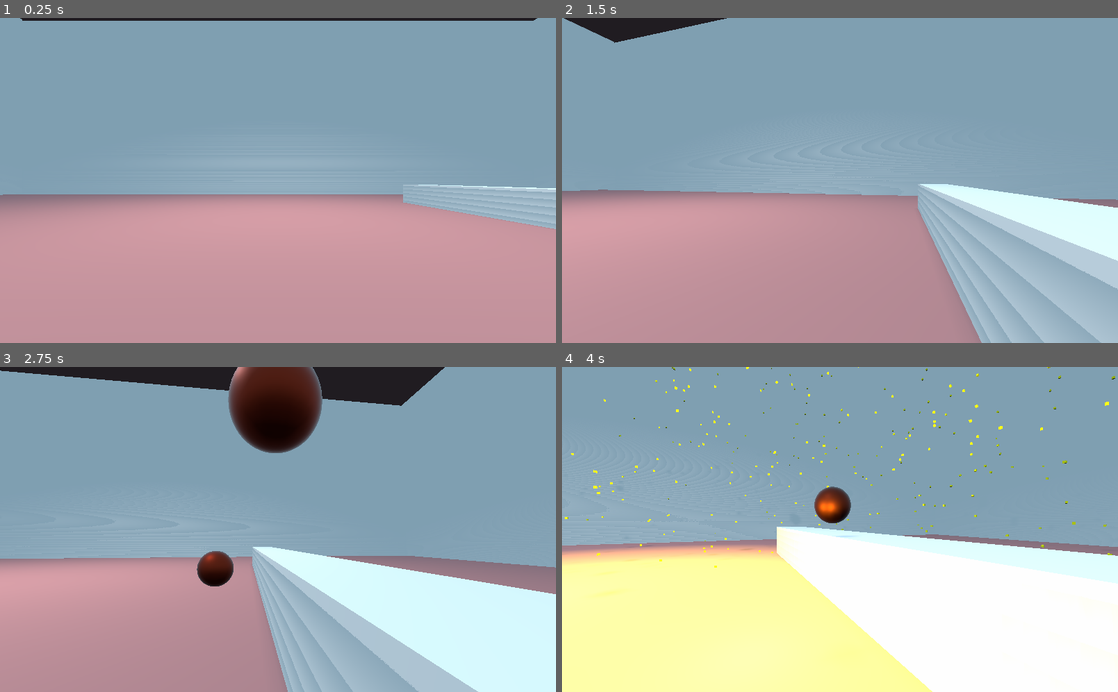
Above: before the commit, frames 1-4 (two rows, left to right).
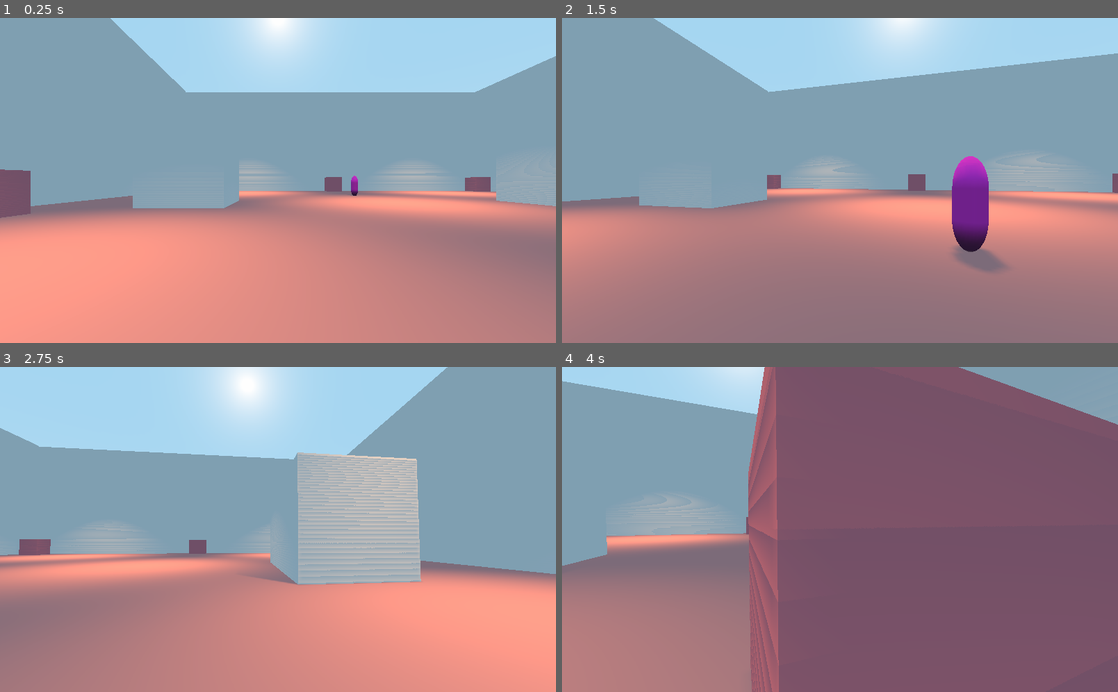
Above: after the commit, the same moments.

Repository: gargamal/bomber-land
Game: Godot game, scene res://MainScene/MainScene.tscn
The game is run twice, just before and just after one commit, with the same random seed, the same clock (stepped at 60 frames per second) and the same inputs.
Inputs (mouse positions are in pixels of both pictures, inside the frame that each line leads up to):
- Up to frame 1 (0.25 s): no input
- Up to frame 2 (1.5 s): move the mouse to (867, 180) at 0.52 s; hold D (move_right) 0.53-1.28 s; hold Z (move_foward) 0.53-1.28 s; click (867, 180) at 0.6 s; move the mouse to (812, 180) at 1.27 s; hold S (move_backward) from 1.28 s (still down); tap Z (move_foward) at 1.35 s
- Up to frame 3 (2.75 s): click (250, 529) at 1.55 s; move the mouse to (289, 523) at 2.02 s; release S (move_backward) at 2.03 s; hold D (move_right) from 2.03 s (still down); hold Z (move_foward) from 2.03 s (still down); click (289, 523) at 2.1 s
- Up to frame 4 (4 s): move the mouse to (834, 536) at 2.77 s; release Z (move_foward) at 2.78 s; tap Z (move_foward) at 2.85 s; click (834, 536) at 3.05 s; move the mouse to (878, 532) at 3.52 s; release D (move_right) at 3.53 s; hold Q (move_left) from 3.53 s (still down); hold Z (move_foward) from 3.53 s (still down); click (878, 532) at 3.6 s

The runs differ from the first frame. In frame 1, 63% of the frame differs, in the area x 0-100%, y 0-100%; in frame 2, 60%; in frame 3, 60%; in frame 4, 83%.

Commit message:
Mise en place d'un joueur IA
=> gestion des mouvements

Diff:
--- a/Bomb/Bomb.tscn
+++ b/Bomb/Bomb.tscn
@@ -5,10 +5,8 @@
 [sub_resource type="SpatialMaterial" id=1]
 albedo_color = Color( 0.0784314, 0.0745098, 0.0745098, 1 )
 metallic = 1.0
-roughness = 0.53
-refraction_enabled = true
-refraction_scale = 0.05
-refraction_texture_channel = 0
+metallic_specular = 1.0
+roughness = 0.33
 
 [sub_resource type="SphereMesh" id=2]
 
@@ -44,7 +42,7 @@
 "times": PoolRealArray( 0, 1, 2, 3 ),
 "transitions": PoolRealArray( 1, 1, 1, 1 ),
 "update": 0,
-"values": [ Color( 0.0784314, 0.0745098, 0.0745098, 1 ), Color( 0.878431, 0.239216, 0.101961, 1 ), Color( 1, 0.678431, 0, 1 ), Color( 1, 1, 0, 1 ) ]
+"values": [ Color( 0.0784314, 0.0784314, 0.0784314, 1 ), Color( 0.392157, 0.0588235, 0.0588235, 1 ), Color( 0.666667, 0.0392157, 0.0392157, 1 ), Color( 1, 0, 0, 1 ) ]
 }
 tracks/1/type = "value"
 tracks/1/path = NodePath("MeshInstance:material_override:emission_enabled")
@@ -102,10 +100,11 @@
 
 [node name="Bomb" type="KinematicBody"]
 collision_layer = 4
-collision_mask = 31
+collision_mask = 63
 script = ExtResource( 1 )
 
 [node name="MeshInstance" type="MeshInstance" parent="."]
+layers = 4
 material_override = SubResource( 1 )
 mesh = SubResource( 2 )
 material/0 = null
--- a/Bomb/Fragment.tscn
+++ b/Bomb/Fragment.tscn
@@ -20,7 +20,7 @@
 transform = Transform( 0.2, 0, 0, 0, 0.2, 0, 0, 0, 0.2, 0, 0, 0 )
 visible = false
 collision_layer = 2147483656
-collision_mask = 22
+collision_mask = 54
 script = ExtResource( 1 )
 
 [node name="ColFrag" type="CollisionShape" parent="."]
@@ -28,6 +28,7 @@
 disabled = true
 
 [node name="MeshInstance" type="MeshInstance" parent="."]
+layers = 0
 material_override = SubResource( 2 )
 mesh = SubResource( 3 )
 material/0 = null
--- a/Player/Player.gd
+++ b/Character/Character.gd
@@ -1,12 +1,6 @@
 extends KinematicBody
 
-var camera_change := Vector2.ZERO
-
-export(float) var cameraAngle := 0.0
-export(float) var mouseSensitivity := 0.3
-
 var velocity := Vector3.ZERO
-var direction := Vector3.ZERO
 
 const GRAVITY := -9.8 * 5
 
@@ -26,21 +20,6 @@
 onready var _bomb = preload("res://Bomb/Bomb.tscn")
 var bomb = null
 
-func _ready():
-	add_to_group("player")
-	Input.set_mouse_mode(Input.MOUSE_MODE_CAPTURED)
-
-
-func _physics_process(delta):
-	ifExit()
-	aim()
-	walk(delta)
-	launch()
-
-func _input(event):
-	if event is InputEventMouseMotion:
-		camera_change = event.relative
-
 
 func launch():
 	if Input.is_action_just_pressed("launch_bomb") and launch_bomb:
@@ -52,27 +31,7 @@
 		isDead = false
 
 
-func ifExit():
-	if (Input.is_action_pressed("ui_cancel")):
-		Input.set_mouse_mode(Input.MOUSE_MODE_VISIBLE)
-		get_tree().quit()
-
-
-func walk(delta):
-	direction = Vector3.ZERO
-	var aim = $Head/Camera.get_camera_transform().basis
-
-	if Input.is_action_pressed("move_foward"):
-		direction -= aim.z
-	if Input.is_action_pressed("move_backward"):
-		direction += aim.z
-	if Input.is_action_pressed("move_left"):
-		direction -= aim.x
-	if Input.is_action_pressed("move_right"):
-		direction += aim.x
-
-	direction = direction.normalized()
-
+func walk(direction :Vector3, delta :float):
 	velocity.y += GRAVITY * delta
 	var temp_velocity := velocity
 	temp_velocity.y = 0
@@ -92,17 +51,6 @@
 	velocity =  move_and_slide(velocity, Vector3.UP)
 
 
-func aim():
-	if camera_change.length() > 0:
-		$Head.rotate_y(deg2rad(-camera_change.x * mouseSensitivity))
-
-		var change = -camera_change.y * mouseSensitivity
-		if change + cameraAngle < 90 and  change + cameraAngle > -90:
-			$Head/Camera.rotate_x(deg2rad(change))
-			cameraAngle += change
-		camera_change = Vector2.ZERO
-
-
 func _on_Timer_timeout():
 	launch_bomb = true
 
@@ -111,3 +59,8 @@
 	if not isDead:
 		print("BAMMMM... Dead")
 		isDead = true
+
+
+func randArray(list :Array)-> Vector3:
+	randomize()
+	return list[randi() % list.size()]
--- /dev/null
+++ b/Character/IA/IA.gd
@@ -0,0 +1,37 @@
+extends "res://Character/Character.gd"
+
+
+var direction = Vector3.ZERO
+var speed = 2.0
+
+var changingOnRun = false
+
+
+func _ready():
+	add_to_group("IA")
+	Input.set_mouse_mode(Input.MOUSE_MODE_CAPTURED)
+	direction = Vector3(0.0, 0.0, 1.0)
+
+
+func _physics_process(delta):
+	walk(direction, delta)
+
+	if not changingOnRun and is_on_wall():
+		changeDirectionAfterWallContact()
+
+
+func changeDirectionAfterWallContact():
+	if direction.x != 0:
+		changeDirection(randArray([Vector3(0, 0, 1), Vector3(0, 0, -1), Vector3(direction.x * -1, 0, 0), Vector3(direction.x * -1, 0, 1), Vector3(direction.x * -1, 0, -1)]))
+	elif direction.z != 0:
+		changeDirection(randArray([Vector3(1, 0, 0), Vector3(-1, 0, 0), Vector3(0, 0, direction.z * -1), Vector3(1, 0, direction.z * -1), Vector3(-1, 0, direction.z * -1)]))
+
+
+func changeDirection(newDirection: Vector3):
+	changingOnRun = true
+	$TestWall.start()
+	direction = newDirection
+
+
+func _on_TestWall_timeout():
+	changingOnRun = false
--- /dev/null
+++ b/Character/IA/IA.tscn
@@ -0,0 +1,42 @@
+[gd_scene load_steps=5 format=2]
+
+[ext_resource path="res://Character/IA/IA.gd" type="Script" id=1]
+
+[sub_resource type="CapsuleShape" id=1]
+radius = 0.7
+height = 2.5
+
+[sub_resource type="SpatialMaterial" id=2]
+albedo_color = Color( 0.882353, 0.180392, 0.788235, 1 )
+
+[sub_resource type="CapsuleMesh" id=3]
+
+[node name="IA" type="KinematicBody"]
+collision_layer = 2147483680
+collision_mask = 95
+script = ExtResource( 1 )
+
+[node name="CollisionShape" type="CollisionShape" parent="."]
+transform = Transform( 1, 0, 0, 0, -1.62921e-07, -1, 0, 1, -1.62921e-07, 0, 1, 0 )
+shape = SubResource( 1 )
+__meta__ = {
+"_editor_description_": ""
+}
+
+[node name="MeshInstance" type="MeshInstance" parent="."]
+transform = Transform( 0.7, 0, 0, 0, -3.0598e-08, -1.4, 0, 0.7, -6.11959e-08, 0, 1, 0 )
+layers = 16
+material_override = SubResource( 2 )
+mesh = SubResource( 3 )
+material/0 = null
+__meta__ = {
+"_editor_description_": ""
+}
+
+[node name="Timer" type="Timer" parent="."]
+
+[node name="TestWall" type="Timer" parent="."]
+wait_time = 0.2
+one_shot = true
+[connection signal="timeout" from="Timer" to="." method="_on_Timer_timeout"]
+[connection signal="timeout" from="TestWall" to="." method="_on_TestWall_timeout"]
--- /dev/null
+++ b/Character/Player/Player.gd
@@ -0,0 +1,65 @@
+extends "res://Character/Character.gd"
+
+var camera_change := Vector2.ZERO
+
+export(float) var cameraAngle := 0.0
+export(float) var mouseSensitivity := 0.3
+
+func _ready():
+	add_to_group("player")
+	Input.set_mouse_mode(Input.MOUSE_MODE_CAPTURED)
+
+
+func _physics_process(delta):
+	ifExit()
+	aim()
+	walkChooseDirection(delta)
+	launch()
+
+func _input(event):
+	if event is InputEventMouseMotion:
+		camera_change = event.relative
+
+
+func launch():
+	if Input.is_action_just_pressed("launch_bomb") and launch_bomb:
+		bomb = _bomb.instance()
+		get_parent().add_child(bomb)
+		bomb.start($Head/Camera/Launch.global_transform, $Head/Camera.get_camera_transform(), speed_lauch, speed_fly)
+		$Timer.start(lapstime)
+		launch_bomb = false
+		isDead = false
+
+
+func ifExit():
+	if (Input.is_action_pressed("ui_cancel")):
+		Input.set_mouse_mode(Input.MOUSE_MODE_VISIBLE)
+		get_tree().quit()
+
+
+func walkChooseDirection(delta):
+	var direction = Vector3.ZERO
+	var aim = $Head/Camera.get_camera_transform().basis
+
+	if Input.is_action_pressed("move_foward"):
+		direction -= aim.z
+	if Input.is_action_pressed("move_backward"):
+		direction += aim.z
+	if Input.is_action_pressed("move_left"):
+		direction -= aim.x
+	if Input.is_action_pressed("move_right"):
+		direction += aim.x
+
+	direction = direction.normalized()
+	walk(direction, delta)
+
+
+func aim():
+	if camera_change.length() > 0:
+		$Head.rotate_y(deg2rad(-camera_change.x * mouseSensitivity))
+
+		var change = -camera_change.y * mouseSensitivity
+		if change + cameraAngle < 90 and  change + cameraAngle > -90:
+			$Head/Camera.rotate_x(deg2rad(change))
+			cameraAngle += change
+		camera_change = Vector2.ZERO
--- a/Player/Player.tscn
+++ b/Character/Player/Player.tscn
@@ -1,20 +1,20 @@
 [gd_scene load_steps=5 format=2]
 
-[ext_resource path="res://Player/Player.gd" type="Script" id=1]
+[ext_resource path="res://Character/Player/Player.gd" type="Script" id=1]
 
 [sub_resource type="CapsuleShape" id=1]
 radius = 0.7
 height = 2.5
 
-[sub_resource type="SpatialMaterial" id=3]
-albedo_color = Color( 0.117647, 0.247059, 0.764706, 1 )
+[sub_resource type="SpatialMaterial" id=2]
+albedo_color = Color( 0.117647, 0.172549, 0.764706, 1 )
 
-[sub_resource type="CapsuleMesh" id=4]
+[sub_resource type="CapsuleMesh" id=3]
 
 [node name="Player" type="KinematicBody"]
 transform = Transform( 1, 0, 0, 0, 1, 0, 0, 0, 1, 0, 1, 0 )
 collision_layer = 16
-collision_mask = 31
+collision_mask = 63
 script = ExtResource( 1 )
 __meta__ = {
 "_edit_group_": true
@@ -25,7 +25,7 @@
 shape = SubResource( 1 )
 
 [node name="Head" type="Spatial" parent="."]
-transform = Transform( 1, 0, 0, 0, 1, 0, 0, 0, 1, 0, 1.5, 0 )
+transform = Transform( 1, 0, 0, 0, 1, 0, 0, 0, 1, 0, 2.14016, 0 )
 
 [node name="Camera" type="Camera" parent="Head"]
 doppler_tracking = 1
@@ -36,9 +36,10 @@
 transform = Transform( 1, 0, 0, 0, 1, 0, 0, 0, 1, 0, 0, -2 )
 
 [node name="MeshInstance" type="MeshInstance" parent="."]
-transform = Transform( 0.5, 0, 0, 0, -2.18557e-08, -1, 0, 0.5, -4.37114e-08, 0, 0.5, 0 )
-material_override = SubResource( 3 )
-mesh = SubResource( 4 )
+transform = Transform( 0.7, 0, 0, 0, -3.0598e-08, -1.4, 0, 0.7, -6.11959e-08, 0, 1, 0 )
+layers = 16
+material_override = SubResource( 2 )
+mesh = SubResource( 3 )
 material/0 = null
 
 [node name="Timer" type="Timer" parent="."]
--- /dev/null
+++ b/ControlPoint/ControlPoint.gd
@@ -0,0 +1,30 @@
+extends Area
+
+export (Vector3) var north = Vector3.UP
+export (Vector3) var south = Vector3.DOWN
+export (Vector3) var west = Vector3.LEFT
+export (Vector3) var east = Vector3.RIGHT
+
+
+func _on_ControlPoint_body_entered(body):
+	if body.is_in_group("IA"):
+		body.changeDirection(getNewDirection())
+
+
+func getNewDirection()-> Vector3:
+	var list = []
+	if north != Vector3.ZERO:
+		list.append(north)
+	if south != Vector3.ZERO:
+		list.append(south)
+	if west != Vector3.ZERO:
+		list.append(west)
+	if east != Vector3.ZERO:
+		list.append(east)
+
+	return randArray(list)
+
+
+func randArray(list :Array)-> Vector3:
+	randomize()
+	return list[randi() % list.size()]
--- /dev/null
+++ b/ControlPoint/ControlPoint.tscn
@@ -0,0 +1,28 @@
+[gd_scene load_steps=5 format=2]
+
+[ext_resource path="res://ControlPoint/ControlPoint.gd" type="Script" id=1]
+
+[sub_resource type="BoxShape" id=1]
+
+[sub_resource type="SpatialMaterial" id=2]
+albedo_color = Color( 0.87451, 0.501961, 0.580392, 1 )
+
+[sub_resource type="CubeMesh" id=3]
+
+[node name="ControlPoint" type="Area"]
+transform = Transform( 2, 0, 0, 0, 2, 0, 0, 0, 2, 0, 3, 0 )
+collision_layer = 64
+collision_mask = 32
+script = ExtResource( 1 )
+
+[node name="CollisionShape" type="CollisionShape" parent="."]
+shape = SubResource( 1 )
+__meta__ = {
+"_editor_description_": "sssss"
+}
+
+[node name="MeshInstance" type="MeshInstance" parent="CollisionShape"]
+material_override = SubResource( 2 )
+mesh = SubResource( 3 )
+material/0 = null
+[connection signal="body_entered" from="." to="." method="_on_ControlPoint_body_entered"]
--- a/MainScene/MainScene.tscn
+++ b/MainScene/MainScene.tscn
@@ -1,27 +1,18 @@
 [gd_scene load_steps=5 format=2]
 
-[ext_resource path="res://Player/Player.tscn" type="PackedScene" id=1]
+[ext_resource path="res://Character/Player/Player.tscn" type="PackedScene" id=1]
 [ext_resource path="res://MainScene/MainScene.gd" type="Script" id=2]
 [ext_resource path="res://room/Room.tscn" type="PackedScene" id=3]
-[ext_resource path="res://block/block.tscn" type="PackedScene" id=4]
+[ext_resource path="res://Character/IA/IA.tscn" type="PackedScene" id=4]
 
 [node name="MainScene" type="Spatial"]
 script = ExtResource( 2 )
 
 [node name="Player" parent="." instance=ExtResource( 1 )]
+transform = Transform( 1, 0, 0, 0, 1, 0, 0, 0, 1, -15.6909, 1, 30.7195 )
 
 [node name="Room" parent="." instance=ExtResource( 3 )]
+transform = Transform( 1, 0, 0, 0, 1, 0, 0, 0, 1, 0.302673, -0.911617, 0.09589 )
 
-[node name="SpotLight" type="SpotLight" parent="."]
-transform = Transform( 1, 0, 0, 0, -1.62921e-07, 1, 0, -1, -1.62921e-07, 0, 23.6232, -10 )
-shadow_enabled = true
-spot_range = 70.1118
-spot_angle = 70.4456
-
-[node name="Block" type="Spatial" parent="."]
-
-[node name="block" parent="Block" instance=ExtResource( 4 )]
-transform = Transform( 1, 0, 0, 0, 1, 0, 0, 0, 12, -20, 1, 0 )
-
-[node name="block2" parent="Block" instance=ExtResource( 4 )]
-transform = Transform( 1, 0, 0, 0, 1, 0, 0, 0, 22, 15, 1, -4 )
+[node name="IA" parent="." instance=ExtResource( 4 )]
+transform = Transform( 1, 0, 0, 0, 1, 0, 0, 0, 1, -0.0107021, 1, -19 )
--- a/block/block.tscn
+++ b/block/block.tscn
@@ -9,13 +9,14 @@
 [node name="block" type="StaticBody"]
 transform = Transform( 1, 0, 0, 0, 1, 0, 0, 0, 1, 0, 1, 0 )
 collision_layer = 2
-collision_mask = 31
+collision_mask = 63
 script = ExtResource( 1 )
 __meta__ = {
 "_edit_group_": true
 }
 
 [node name="MeshInstance" type="MeshInstance" parent="."]
+layers = 2
 mesh = SubResource( 1 )
 material/0 = null
 
--- a/project.godot
+++ b/project.godot
@@ -59,6 +59,8 @@
 3d_physics/layer_4="Fragment_phys"
 3d_render/layer_5="Player_rend"
 3d_physics/layer_5="Player_phys"
+3d_physics/layer_6="IA_phys"
+3d_physics/layer_7="CtrlPoint_phys"
 
 [rendering]
 
--- a/room/Room.tscn
+++ b/room/Room.tscn
@@ -1,6 +1,8 @@
-[gd_scene load_steps=7 format=2]
+[gd_scene load_steps=9 format=2]
 
 [ext_resource path="res://room/Room.gd" type="Script" id=1]
+[ext_resource path="res://block/block.tscn" type="PackedScene" id=2]
+[ext_resource path="res://ControlPoint/ControlPoint.tscn" type="PackedScene" id=3]
 
 [sub_resource type="SpatialMaterial" id=1]
 albedo_color = Color( 0.764706, 0.509804, 0.509804, 1 )
@@ -24,7 +26,10 @@
 
 [node name="Floor" type="StaticBody" parent="."]
 transform = Transform( 50, 0, 0, 0, 1, 0, 0, 0, 50, 0, 0, 0 )
-collision_mask = 0
+collision_mask = 63
+__meta__ = {
+"_edit_lock_": true
+}
 
 [node name="MeshInstance" type="MeshInstance" parent="Floor"]
 material_override = SubResource( 1 )
@@ -36,7 +41,11 @@
 
 [node name="ceiling" type="StaticBody" parent="."]
 transform = Transform( 50, 0, 0, 0, 1, 0, 0, 0, 50, 0, 32, 0 )
+visible = false
 collision_mask = 0
+__meta__ = {
+"_edit_lock_": true
+}
 
 [node name="MeshInstance" type="MeshInstance" parent="ceiling"]
 material_override = SubResource( 1 )
@@ -48,7 +57,10 @@
 
 [node name="wall1" type="StaticBody" parent="."]
 transform = Transform( 1, 0, 0, 0, 15, 0, 0, 0, 40, -45, 16.1727, 0 )
-collision_mask = 2147483656
+collision_mask = 2147483710
+__meta__ = {
+"_edit_lock_": true
+}
 
 [node name="MeshInstance" type="MeshInstance" parent="wall1"]
 mesh = SubResource( 4 )
@@ -59,7 +71,10 @@
 
 [node name="wall2" type="StaticBody" parent="."]
 transform = Transform( 1, 0, 0, 0, 15, 0, 0, 0, 40, 45, 16, 0 )
-collision_mask = 8
+collision_mask = 2147483710
+__meta__ = {
+"_edit_lock_": true
+}
 
 [node name="MeshInstance" type="MeshInstance" parent="wall2"]
 mesh = SubResource( 4 )
@@ -70,7 +85,10 @@
 
 [node name="wall3" type="StaticBody" parent="."]
 transform = Transform( -1.62921e-07, 0, 50, 0, 15, 0, -1, 0, -8.14603e-06, 0, 16, -41 )
-collision_mask = 8
+collision_mask = 2147483710
+__meta__ = {
+"_edit_lock_": true
+}
 
 [node name="MeshInstance" type="MeshInstance" parent="wall3"]
 mesh = SubResource( 4 )
@@ -81,7 +99,10 @@
 
 [node name="wall4" type="StaticBody" parent="."]
 transform = Transform( -1.62921e-07, 0, 50, 0, 15, 0, -1, 0, -8.14603e-06, 0, 16, 41 )
-collision_mask = 8
+collision_mask = 2147483710
+__meta__ = {
+"_edit_lock_": true
+}
 
 [node name="MeshInstance" type="MeshInstance" parent="wall4"]
 mesh = SubResource( 4 )
@@ -89,3 +110,109 @@
 
 [node name="CollisionShape" type="CollisionShape" parent="wall4"]
 shape = SubResource( 5 )
+
+[node name="Ligths" type="Spatial" parent="."]
+transform = Transform( 1, 0, 0, 0, -4.37114e-08, 1, 0, -1, -4.37114e-08, 0, 26, 0 )
+
+[node name="SpotLight" type="SpotLight" parent="Ligths"]
+layers = 31
+light_color = Color( 1, 0.745098, 0.45098, 1 )
+light_energy = 5.0
+shadow_enabled = true
+spot_range = 35.0
+
+[node name="SpotLight2" type="SpotLight" parent="Ligths"]
+transform = Transform( 1, 0, 0, 0, 1, 0, 0, 0, 1, 25, -25, 0 )
+light_color = Color( 1, 0.745098, 0.45098, 1 )
+light_energy = 5.0
+shadow_enabled = true
+spot_range = 35.0
+
+[node name="SpotLight3" type="SpotLight" parent="Ligths"]
+transform = Transform( 1, 0, 0, 0, 1, 0, 0, 0, 1, 25, 25, 0 )
+light_color = Color( 1, 0.745098, 0.45098, 1 )
+light_energy = 5.0
+shadow_enabled = true
+spot_range = 35.0
+
+[node name="SpotLight4" type="SpotLight" parent="Ligths"]
+transform = Transform( 1, 0, 0, 0, 1, 0, 0, 0, 1, -25, 25, 0 )
+light_color = Color( 1, 0.745098, 0.45098, 1 )
+light_energy = 5.0
+shadow_enabled = true
+spot_range = 35.0
+
+[node name="SpotLight5" type="SpotLight" parent="Ligths"]
+transform = Transform( 1, 0, 0, 0, 1, 0, 0, 0, 1, -25, -25, 0 )
+light_color = Color( 1, 0.745098, 0.45098, 1 )
+light_energy = 5.0
+shadow_enabled = true
+spot_range = 35.0
+
+[node name="Blocks" type="Spatial" parent="."]
+
+[node name="block" parent="Blocks" instance=ExtResource( 2 )]
+transform = Transform( 5, 0, 0, 0, 5, 0, 0, 0, 5, -27, 6, 0 )
+
+[node name="block2" parent="Blocks" instance=ExtResource( 2 )]
+transform = Transform( 5, 0, 0, 0, 5, 0, 0, 0, 5, 22.4866, 6, 0 )
+
+[node name="block3" parent="Blocks" instance=ExtResource( 2 )]
+transform = Transform( 5, 0, 0, 0, 5, 0, 0, 0, 5, 22.4866, 6, 9.98343 )
+
+[node name="ControlPoint" type="Spatial" parent="."]
+
+[node name="ControlPoint" parent="ControlPoint" instance=ExtResource( 3 )]
+transform = Transform( 2, 0, 0, 0, 2, 0, 0, 0, 2, 0, 3, -37 )
+north = Vector3( 0, 0, 0 )
+south = Vector3( 0, 0, 1 )
+west = Vector3( 1, 0, 1 )
+east = Vector3( -1, 0, 1 )
+
+[node name="ControlPoint3" parent="ControlPoint" instance=ExtResource( 3 )]
+transform = Transform( 2, 0, 0, 0, 2, 0, 0, 0, 2, 42, 3, -37 )
+north = Vector3( 0, 0, 0 )
+south = Vector3( 0, 0, 0 )
+west = Vector3( 0, 0, 0 )
+east = Vector3( -1, 0, 1 )
+
+[node name="ControlPoint5" parent="ControlPoint" instance=ExtResource( 3 )]
+transform = Transform( 2, 0, 0, 0, 2, 0, 0, 0, 2, 42, 3, 38 )
+north = Vector3( 0, 0, 0 )
+south = Vector3( 0, 0, -1 )
+west = Vector3( -1, 0, -1 )
+east = Vector3( -1, 0, 0 )
+
+[node name="ControlPoint4" parent="ControlPoint" instance=ExtResource( 3 )]
+transform = Transform( 2, 0, 0, 0, 2, 0, 0, 0, 2, -41, 3, -37 )
+north = Vector3( 0, 0, 0 )
+south = Vector3( 0, 0, 0 )
+west = Vector3( 0, 0, 1 )
+east = Vector3( 1, 0, 1 )
+
+[node name="ControlPoint6" parent="ControlPoint" instance=ExtResource( 3 )]
+transform = Transform( 2, 0, 0, 0, 2, 0, 0, 0, 2, -41, 3, 38 )
+north = Vector3( 0, 0, 0 )
+south = Vector3( 0, 0, -1 )
+west = Vector3( 1, 0, 0 )
+east = Vector3( 1, 0, -1 )
+
+[node name="ControlPoint7" parent="ControlPoint" instance=ExtResource( 3 )]
+transform = Transform( 2, 0, 0, 0, 2, 0, 0, 0, 2, -41, 3, 11 )
+north = Vector3( 0, 0, 1 )
+south = Vector3( 0, 0, -1 )
+west = Vector3( 1, 0, 1 )
+
+[node name="ControlPoint8" parent="ControlPoint" instance=ExtResource( 3 )]
+transform = Transform( 2, 0, 0, 0, 2, 0, 0, 0, 2, 41, 3, 20 )
+north = Vector3( 0, 0, 1 )
+south = Vector3( 0, 0, -1 )
+west = Vector3( -1, 0, 1 )
+east = Vector3( -1, 0, 0 )
+
+[node name="ControlPoint2" parent="ControlPoint" instance=ExtResource( 3 )]
+transform = Transform( 2, 0, 0, 0, 2, 0, 0, 0, 2, 0, 3, 38 )
+north = Vector3( 0, 0, 0 )
+south = Vector3( -1, 0, -1 )
+west = Vector3( 1, 0, -1 )
+east = Vector3( 0, 0, -1 )
